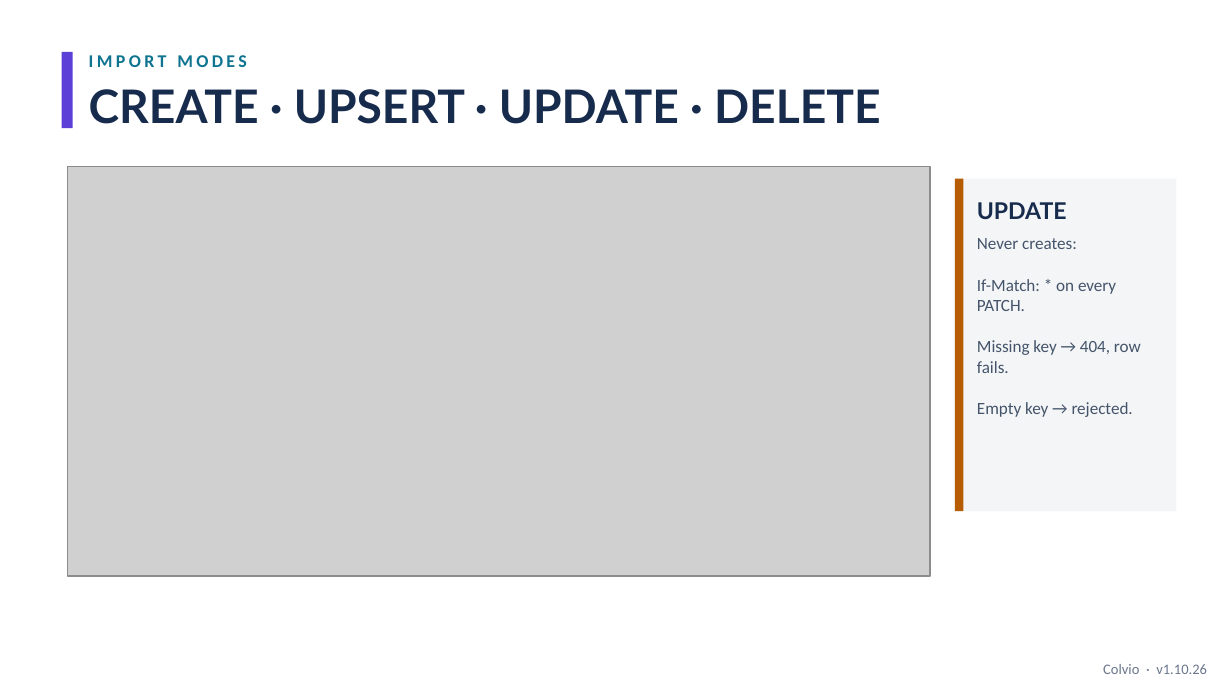
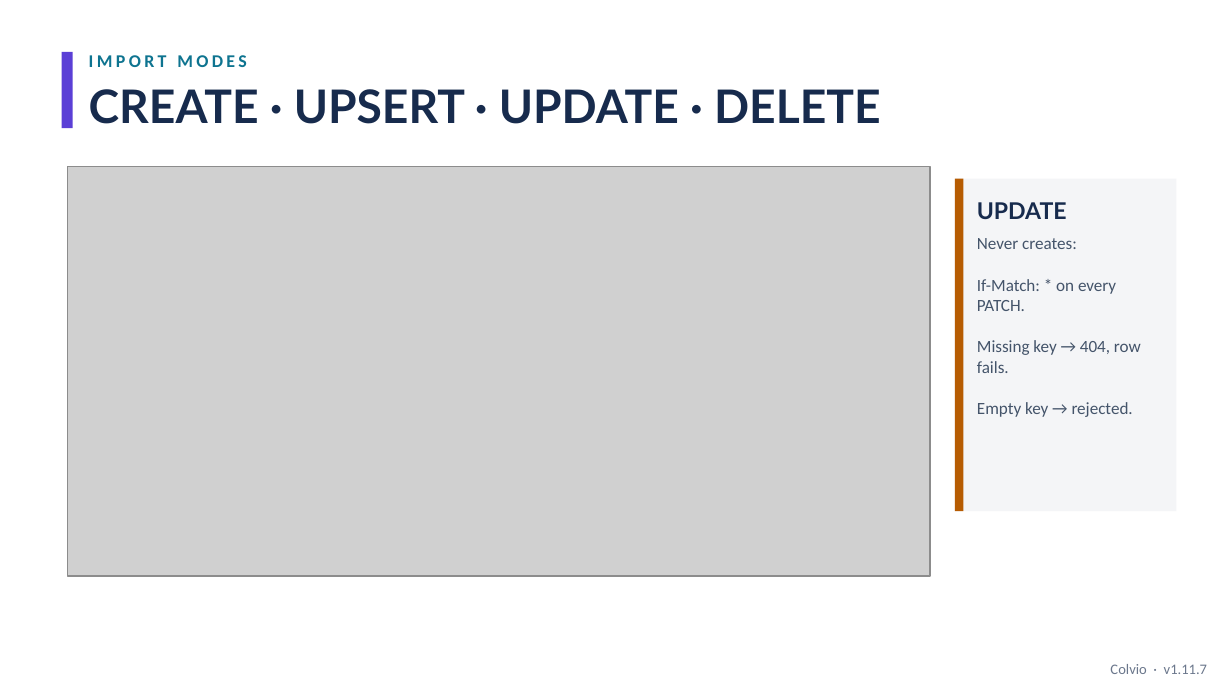
Before and after one commit to zmissoum/colvio, a slide deck: slide 8 of docs/Colvio_Walkthrough.pptx. Drawn at 1232x693 pixels with LibreOffice and Linux fonts; fonts in the diff are those of the drawing; grey boxes stand for pictures. Boxes give left, top, right and bottom in pixels: in the first picture for what was removed or moved away, otherwise in the second. Text is boxed around its words. In the diff, an @@ line names an element or a change of style, - is before the commit and + after.

```diff
--- a/docs/Colvio_Walkthrough.pptx
+++ b/docs/Colvio_Walkthrough.pptx
@@ text at (1110, 664, 1207, 674): text changed @@
-Colvio · v1.10.26
+Colvio · v1.11.7
```
Also in this commit, not shown: 10 other slides changed, 17 other files.
